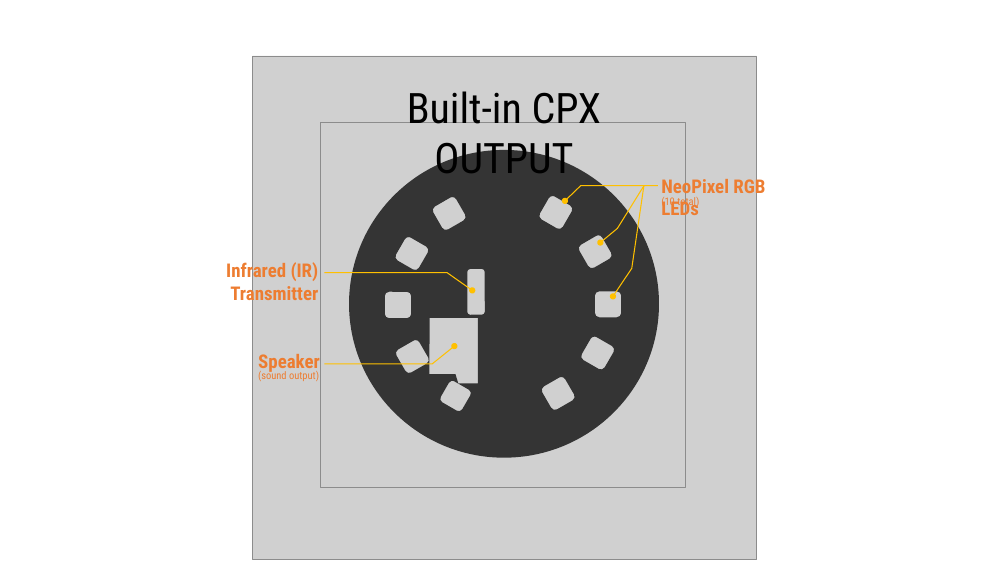
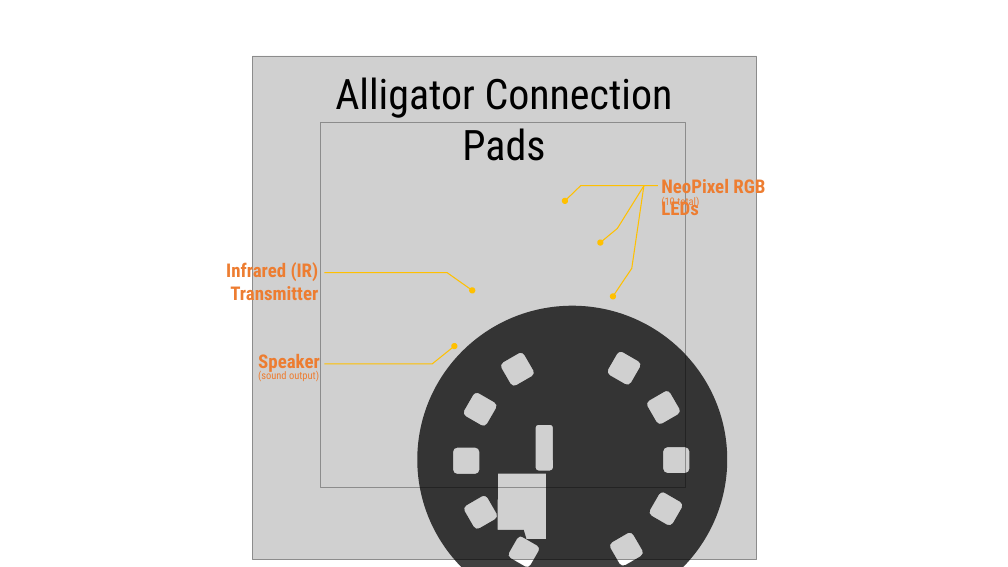
Before and after one commit to makeabilitylab/physcomp-assets, a slide deck: slide 8 of cpx/CPX.pptx. Drawn at 1008x567 pixels with LibreOffice and Linux fonts; fonts in the diff are those of the drawing; grey boxes stand for pictures; background and template pictures are left out. Boxes give left, top, right and bottom in pixels: in the first picture for what was removed or moved away, otherwise in the second. Text is boxed around its words. In the diff, an @@ line names an element or a change of style, - is before the commit and + after.

```diff
--- a/cpx/CPX.pptx
+++ b/cpx/CPX.pptx
@@ text at [335,77,673,161]: text changed @@
-Built-in CPX OUTPUT
+Alligator Connection Pads
@@ freeform shape: place and size @@
-freeform shape at [293,93,715,515]
+freeform shape at [361,248,783,567]
```
Also in this commit, not shown: 6 slides added, 1 other file.
